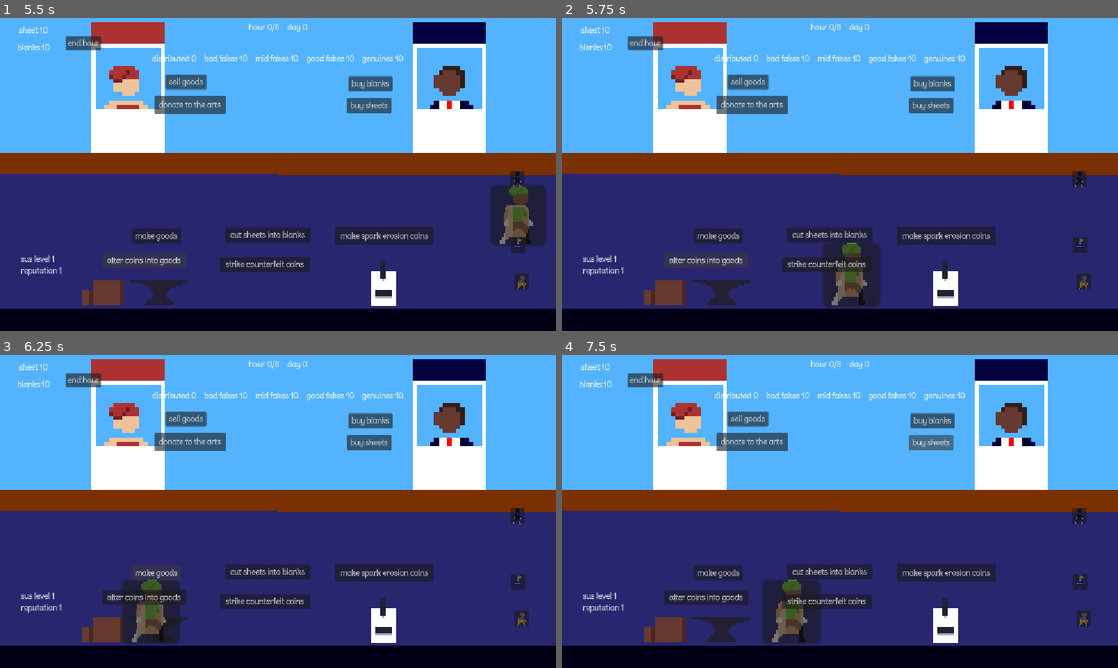
Above: before the commit, frames 1-4 (two rows, left to right).
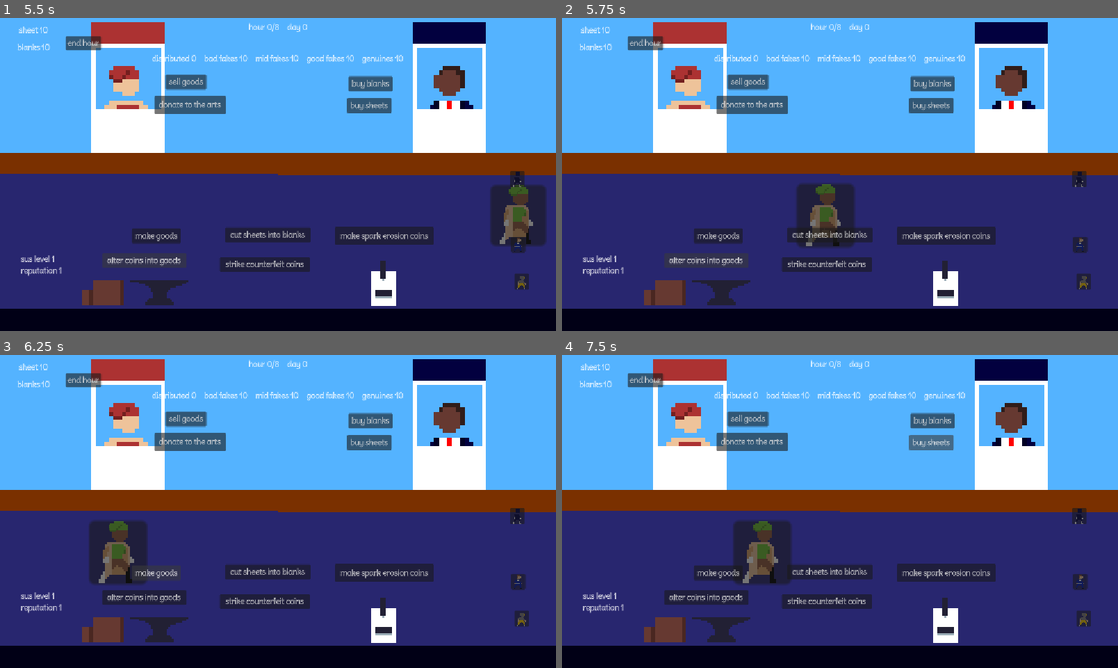
Above: after the commit, the same moments.

Repository: FreeformWave544/FeitOfManagement
Game: Godot game, scene res://UI/MainMenu.tscn
The game is run twice, just before and just after one commit, with the same random seed, the same clock (stepped at 60 frames per second) and the same inputs. Sound files missing from this copy of the repository are replaced by a short silence.
Inputs (mouse positions are in pixels of both pictures, inside the frame that each line leads up to):
- Up to frame 1 (5.5 s): click "START" at 0.5 s; click (517, 215) at 1.25 s; click "donate to the arts" at 2 s; click "cut sheets into blanks" at 2.75 s; click "strike counterfeit coins" at 3.5 s; click "make spark erosion coins" at 4.25 s; click "alter coins into goods" at 5 s
- Up to frame 2 (5.75 s): no input
- Up to frame 3 (6.25 s): click "make goods" at 5.75 s
- Up to frame 4 (7.5 s): click "sell goods" at 6.5 s; click "buy sheets" at 7.25 s

Frame 1 is identical in both runs. In frame 2, 3.5% of the frame differs, in the area x 42-58%, y 53-93%; in frame 3, 3.4%; in frame 4, 3.8%, in the area x 30-47%, y 53-93%.

Commit message:
nvm thisa

Diff:
--- a/Scenes/Main.tscn
+++ b/Scenes/Main.tscn
@@ -266,6 +266,13 @@
 offset_top = 541.0
 offset_right = 996.0
 offset_bottom = 564.0
+
+[node name="print everything" type="Button" parent="debug labels" unique_id=1213063273]
+layout_mode = 0
+offset_right = 8.0
+offset_bottom = 8.0
+text = "print
+"
 
 [node name="action buttons" type="Control" parent="." unique_id=412513953]
 anchors_preset = 0
--- a/Scenes/main.gd
+++ b/Scenes/main.gd
@@ -219,8 +219,9 @@
 				guy.scale = lerp(guy.scale, Vector2(4.0, 4.0), 0.1)
 				await get_tree().process_frame
 			guy.scale = Vector2(4.0, 4.0)
-			var targetPos := Vector2($"action buttons".find_child(task).global_position.x + ($"action buttons".find_child(task).size.x / 2), 530.0)
-			guy.position.y = 530.0
+			var targetPos := Vector2($"action buttons".find_child(task).global_position)
+
+			#guy.position.y = 530.0
 			while abs(guy.position.x - targetPos.x) > 1:
 				guy.position.x = lerp(guy.position.x, targetPos.x, 0.1)
 				await get_tree().process_frame
@@ -377,3 +378,7 @@
 
 func _on_buy_blanks_pressed() -> void:
 	assign_task("buy_blanks", trade_contras, char, trade_eligs)
+
+
+func _on_print_everything_pressed() -> void:
+	print(coins)
